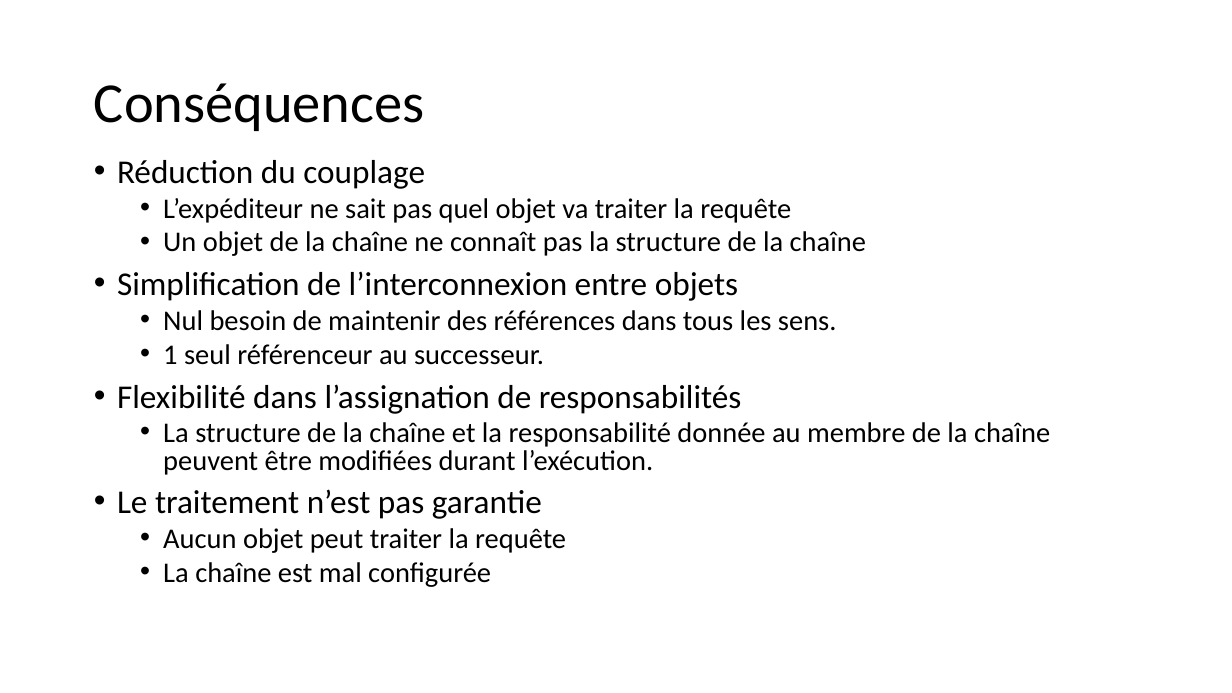
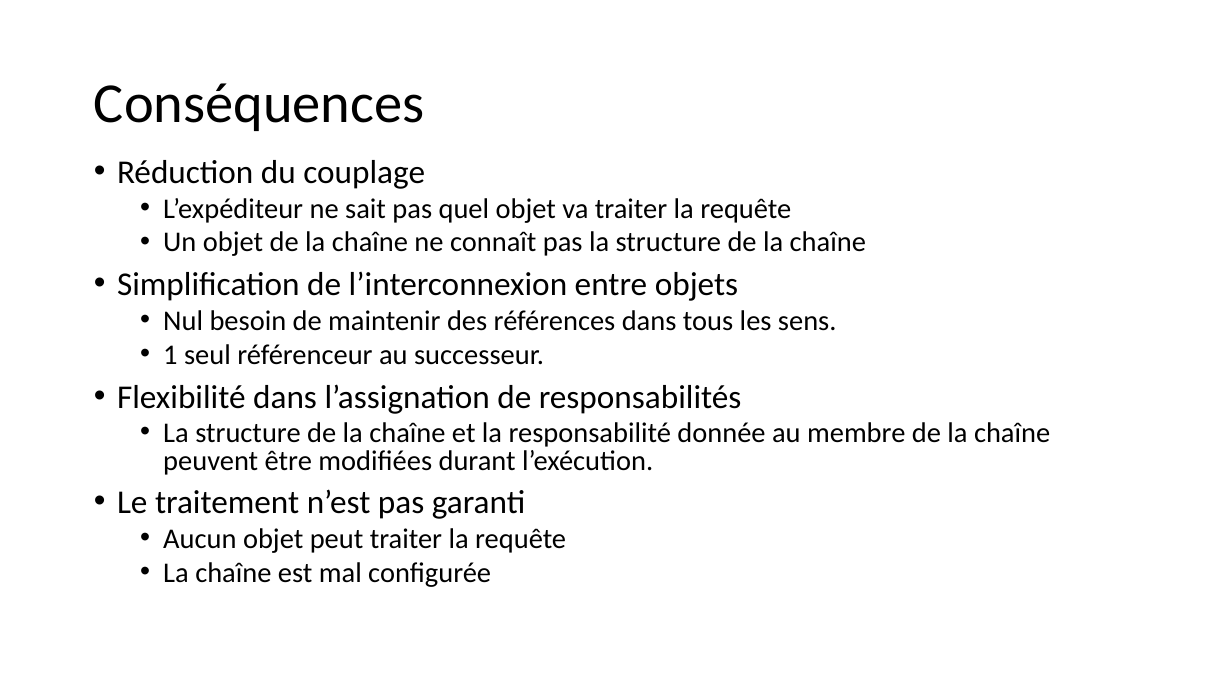
Before and after one commit to FontaineRiant/CoRe, a slide deck: slide 6 of presentation/chaine_responsabilite.pptx. Drawn at 1232x693 pixels with LibreOffice and Linux fonts; fonts in the diff are those of the drawing. Boxes give left, top, right and bottom in pixels: in the first picture for what was removed or moved away, otherwise in the second. Text is boxed around its words. In the diff, an @@ line names an element or a change of style, - is before the commit and + after.

```diff
--- a/presentation/chaine_responsabilite.pptx
+++ b/presentation/chaine_responsabilite.pptx
@@ text at <box>117,489,525,519</box>: text changed @@
-• Le traitement n’est pas garantie
+• Le traitement n’est pas garanti
```
Also in this commit, not shown: 1 other slide changed, 1 other file.
